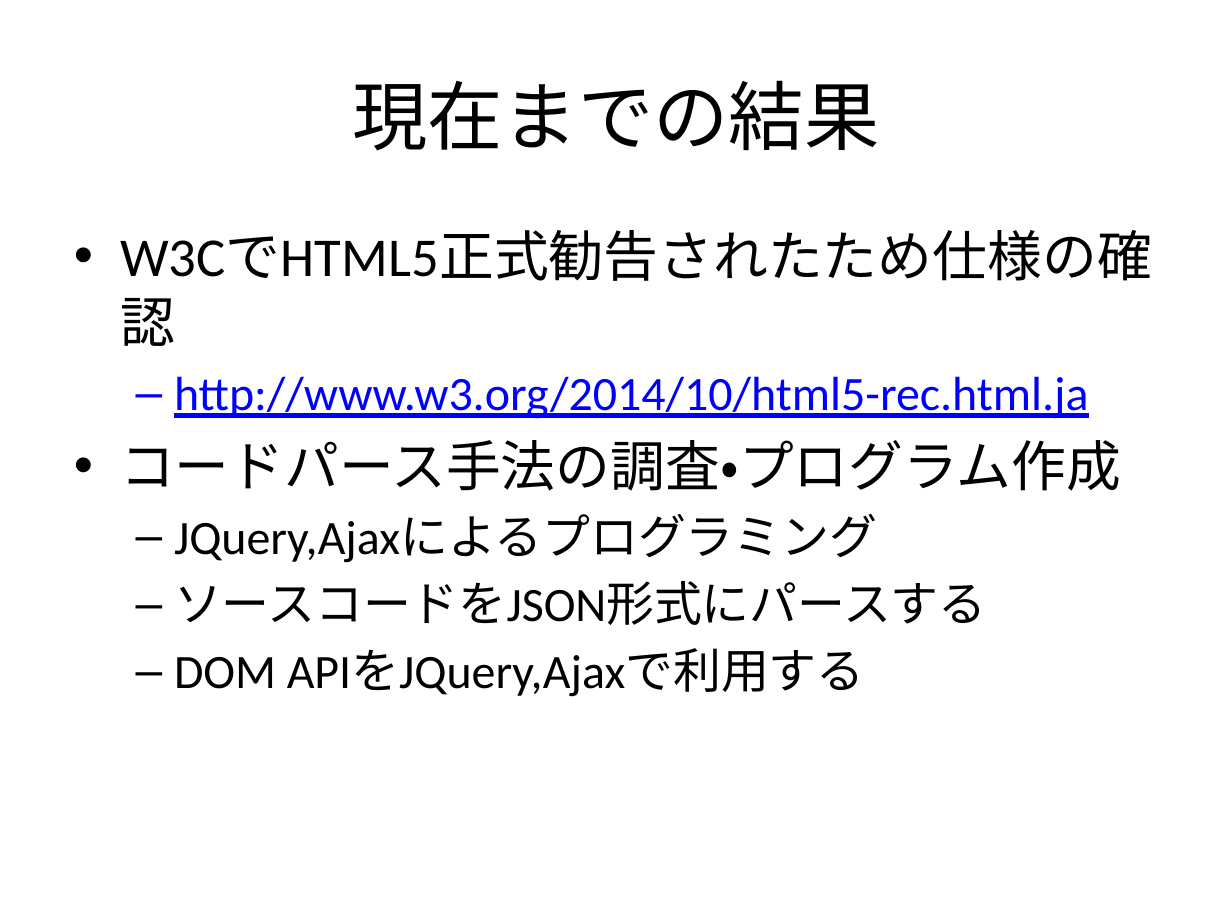
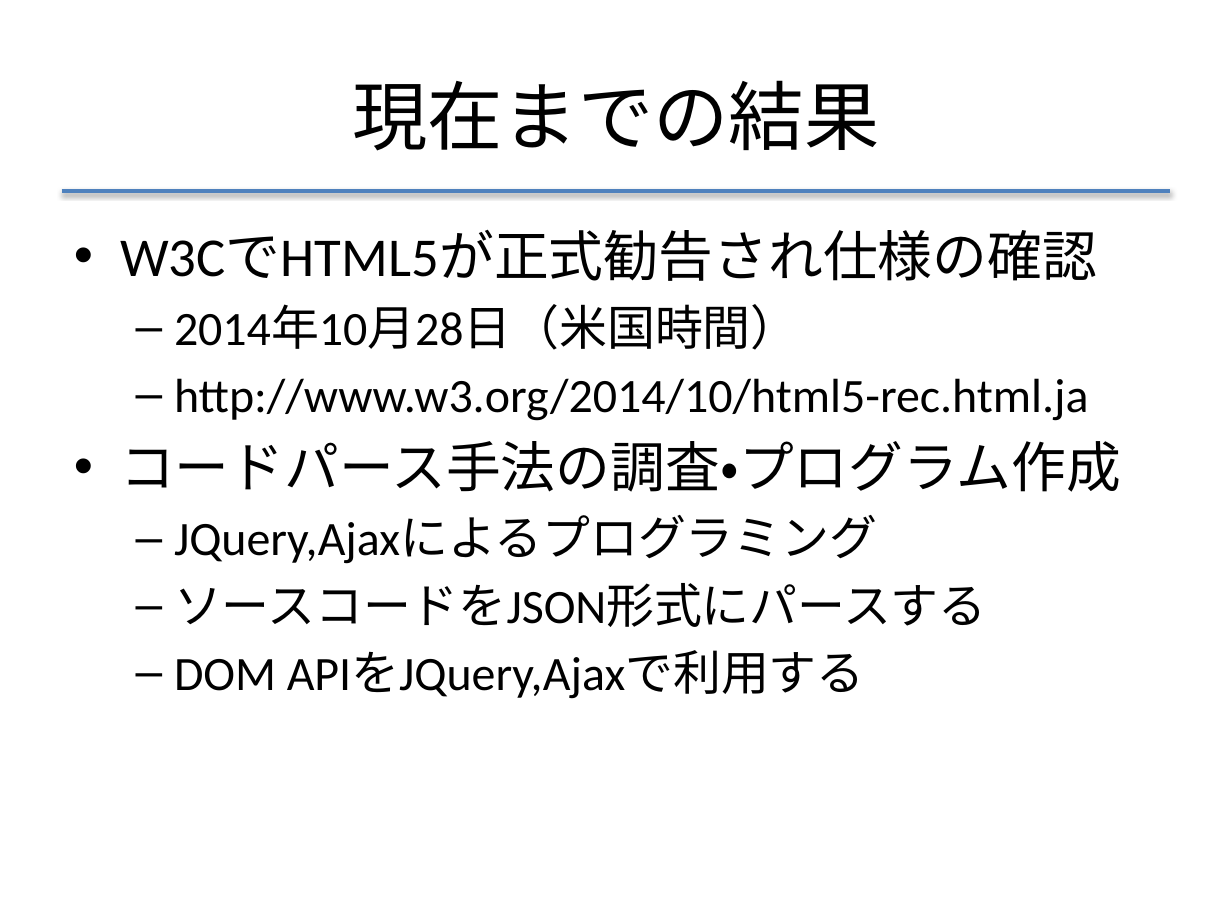
Before and after one commit to f-akazawa/akaz_uecdevelop, a slide deck: slide 19 of doc/中間発表資料.pptx (slide 18 before the commit). Drawn at 1232x924 pixels with LibreOffice and Linux fonts; fonts in the diff are those of the drawing. Boxes give left, top, right and bottom in pixels: in the first picture for what was removed or moved away, otherwise in the second. Text is boxed around its words. In the diff, an @@ line names an element or a change of style, - is before the commit and + after.

```diff
--- a/doc/中間発表資料.pptx
+++ b/doc/中間発表資料.pptx
@@ line added from (62, 191) to (1170, 191), #4F81BD 2 pt @@
@@ text at (x1=120, y1=230, x2=1097, y2=350): text changed @@
-• W3CでHTML5正式勧告されたため仕様の確認
+• W3CでHTML5が正式勧告され仕様の確認
+  – 2014年10月28日（米国時間）
@@ text at (x1=174, y1=378, x2=1088, y2=421): text colour #0000FF to #000000, underline off in "http://www.w3.org/2014/10/html5-rec.html.ja" @@
```
Also in this commit, not shown: 17 other slides changed, 1 slide added.
